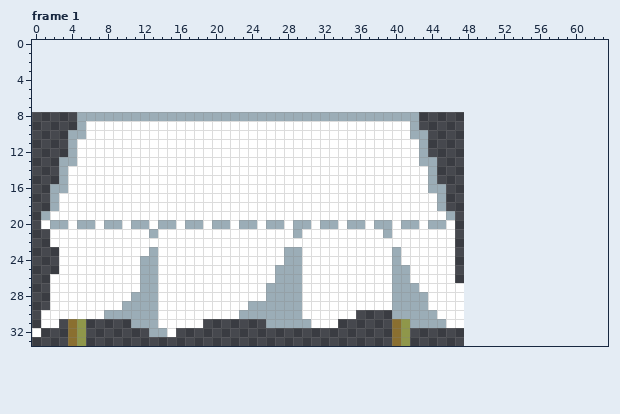
A pixel-art file gets an edit: ExportedAssets/Art/Table.aseprite. The picture above was drawn from the file before the commit.
48x26 pixels, 1 frame. Shown: frame 1. The old version is drawn lined up with the new one, on the new canvas. The commit also changed other frames, which this record leaves out.
After the commit:
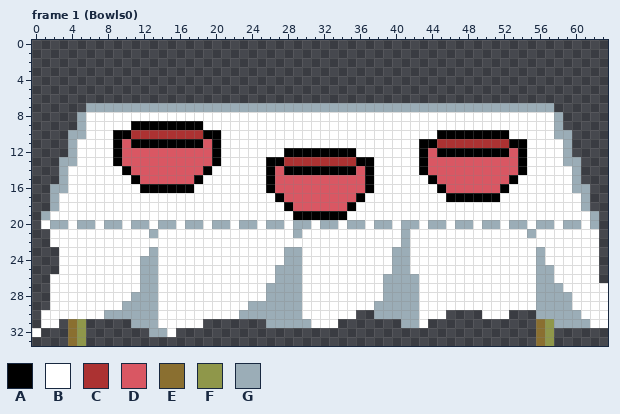
Palette (. is transparent): A #000000  B #ffffff  C #ac3232  D #d95763  E #8a6f30  F #8f974a  G #9badb7
From the commit log: Tables with objects
Edits made:
canvas 48x26 -> 64x34, the old top-left corner now at 0,8
Changed rows in their new state; - is an unchanged pixel.
Frame 1 (Bowls0):
first column x 6:
 7 GGGGGGGGGGGGGGGGGGGGGGGGGGGGGGGGGGGGGGGGGGGGGGGGGGGG------
 8 BBBBBBBBBBBBBBBBBBBBBBBBBBBBBBBBBBBBBBBBBBBBBBBBBBBBG-----
 9 -----AAAAAAAA-----------------------BBBBBBBBBBBBBBBBG-----
10 ---AACCCCCCCCAA---------------------BBBAAAAAAAABBBBBGG----
11 ---ADAAAAAAAADA----------------------AACCCCCCCCAABBBBG----
12 ---ADDDDDDDDDDA-------AAAAAAAA-------ADAAAAAAAADABBBBG----
13 ---ADDDDDDDDDDA-----AACCCCCCCCAA-----ADDDDDDDDDDABBBBGG---
14 ----ADDDDDDDDA------ADAAAAAAAADA-----ADDDDDDDDDDABBBBBG---
15 -----ADDDDDDA-------ADDDDDDDDDDA------ADDDDDDDDABBBBBBG---
16 ------AAAAAA--------ADDDDDDDDDDA------BADDDDDDABBBBBBBGG--
17 ---------------------ADDDDDDDDA--------BAAAAAABBBBBBBBBG--
18 ----------------------ADDDDDDA---------BBBBBBBBBBBBBBBBG--
19 -----------------------AAAAAA-----------BBBBBBBBBBBBBBBBG-
20 -----------------------------------------GGBGGBGGBGGBGGBG-
21 ---------------------------------B-G-----BBBBBBBBGBBBBBBB-
22 -----------------------------------G-----BBBBBBBBBBBBBBBB-
23 -----------------------------------G-----BBBBBBBBBGBBBBBB-
24 -----------------------------------G-----BBBBBBBBBGBBBBBB-
25 -----------------------------------------BBBBBBBBBGGBBBBB-
26 ---------------------------------G--G----BBBBBBBBBGGBBBBB-
27 ---------------------------------G--------BBBBBBBBGGGBBBBB
28 ---------------------------------G---B----BBBBBBBBGGGGBBBB
29 --------------------------------GG---B----BBBBBBBBGGGGBBBB
30 --------------------------------GG---BB-..--BBB---GGGGGBBB
31 ----------------------------------.G-B....--------EFGGGGBB
32 ----------------------------------..--------------EF------
33 ----------------------------------..--------------EF------
